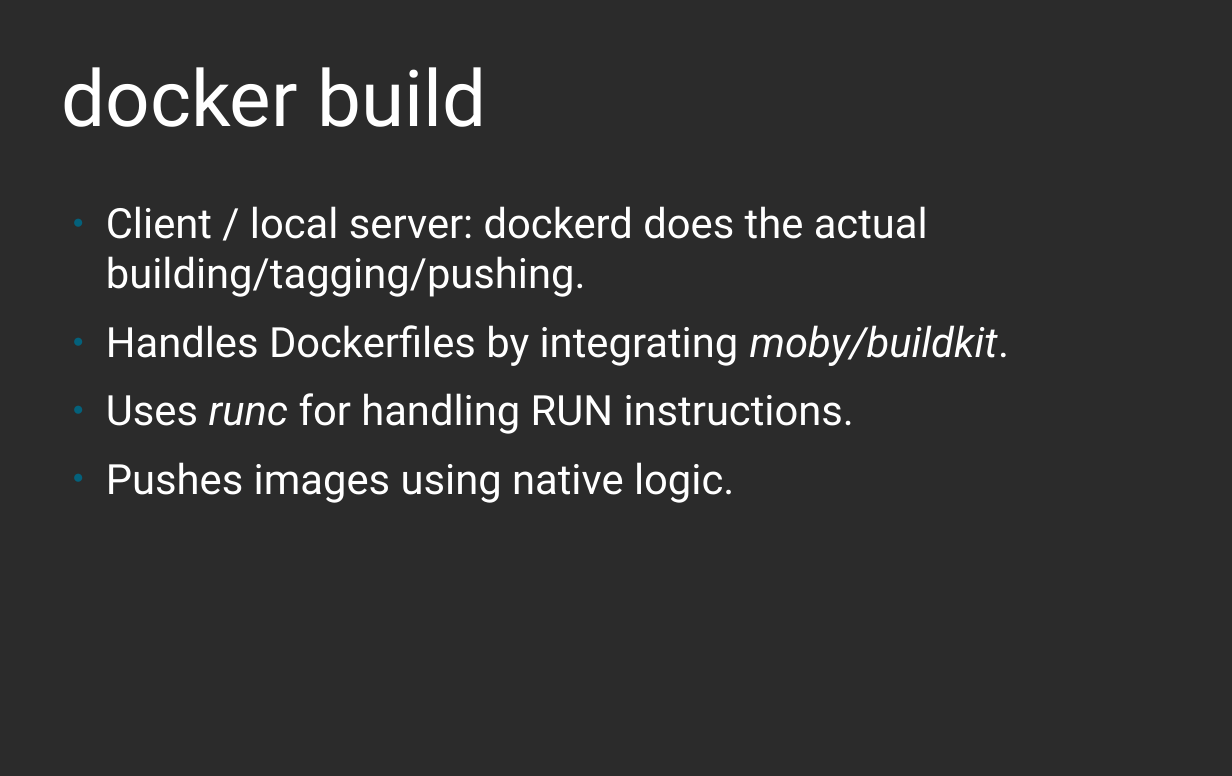
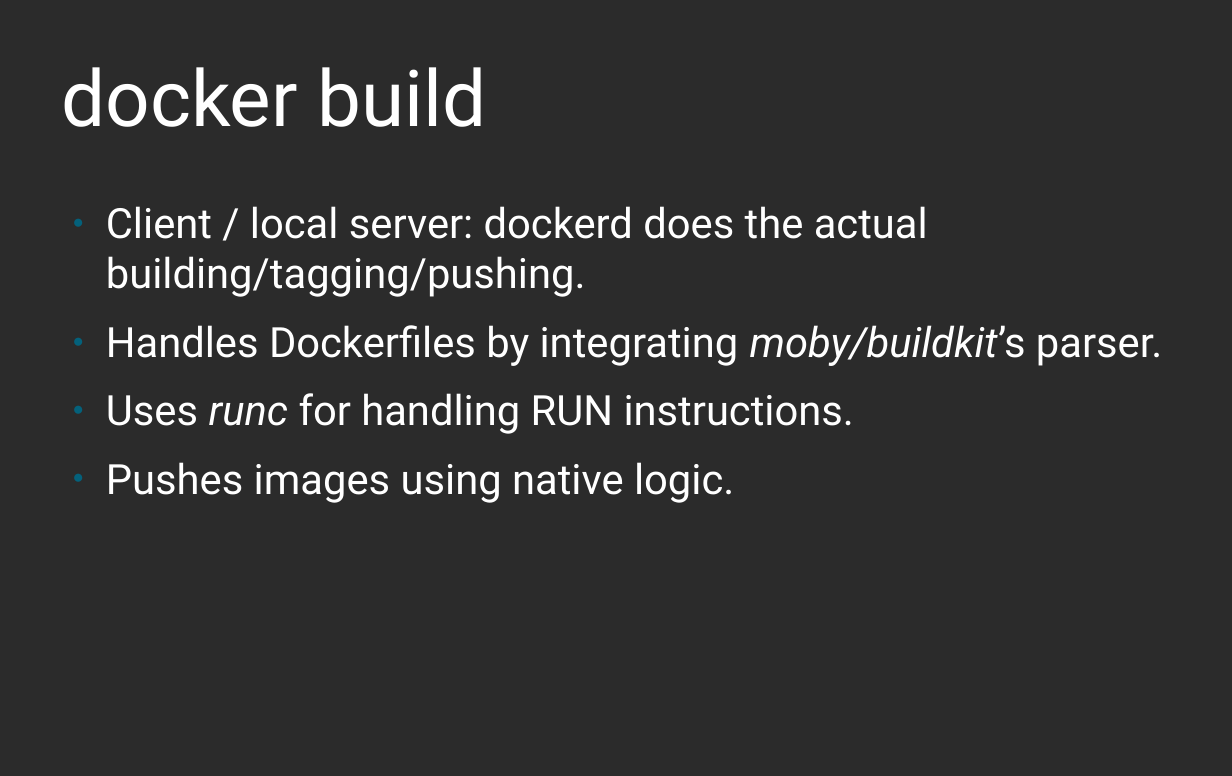
Before and after one commit to nalind/devconf.us-2018, a slide deck: slide 31 of images.odp (slide 29 before the commit). Drawn at 1232x776 pixels with LibreOffice and Linux fonts; fonts in the diff are those of the drawing; background and template pictures are left out; a plain dark background stands for a picture behind light text. Boxes give left, top, right and bottom in pixels: in the first picture for what was removed or moved away, otherwise in the second. Text is boxed around its words. In the diff, an @@ line names an element or a change of style, - is before the commit and + after.

```diff
--- a/images.odp
+++ b/images.odp
@@ text at <box>106,325,1162,366</box>: text changed @@
-● Handles Dockerfiles by integrating moby/buildkit.
+● Handles Dockerfiles by integrating moby/buildkit’s parser.
```
Also in this commit, not shown: 5 other slides changed, 2 slides added.
